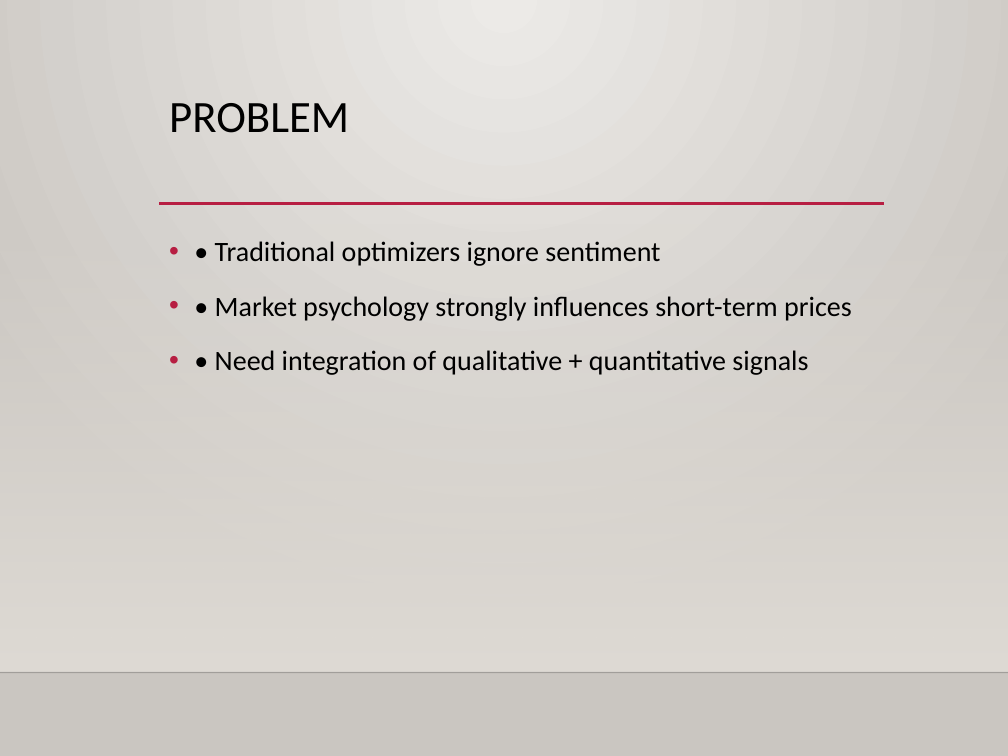
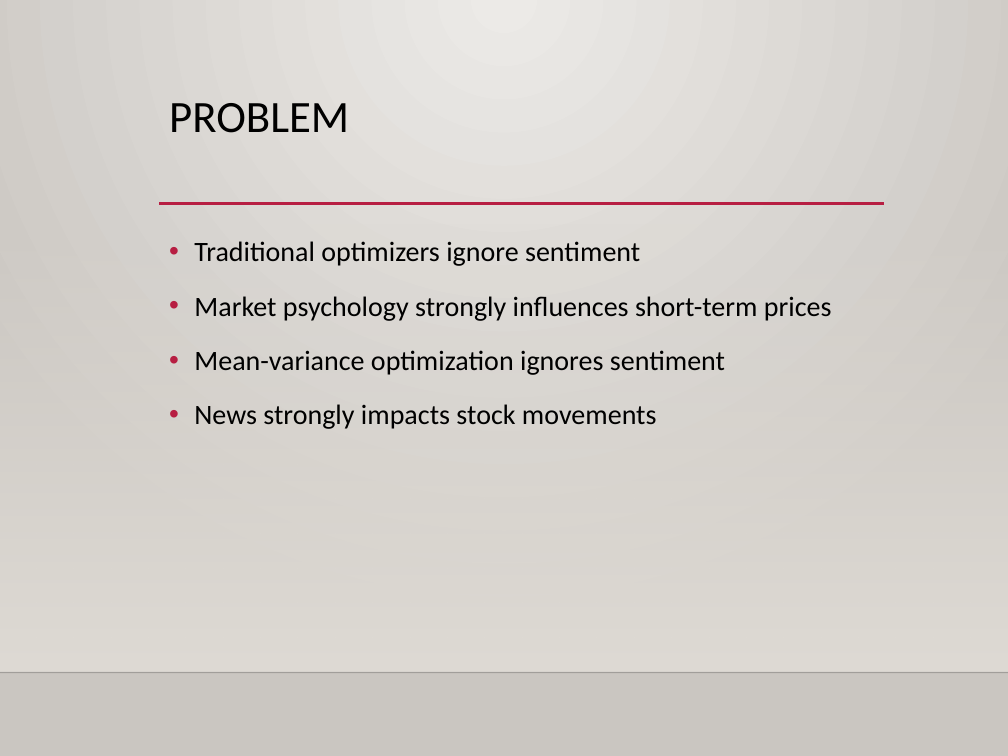
Before and after one commit to Faisal51214/AI-Driven-Portfolio-Optimizer-with-Sentiment-Integration-, a slide deck: slide 2 of Power Point Slides.pptx. Drawn at 1008x756 pixels with LibreOffice and Linux fonts; fonts in the diff are those of the drawing; background and template pictures are left out. Boxes give left, top, right and bottom in pixels: in the first picture for what was removed or moved away, otherwise in the second. Text is boxed around its words. In the diff, an @@ line names an element or a change of style, - is before the commit and + after.

```diff
--- a/Power Point Slides.pptx
+++ b/Power Point Slides.pptx
@@ text at (x1=194, y1=241, x2=832, y2=429): text changed @@
-• • Traditional optimizers ignore sentiment
-• • Market psychology strongly influences short-term prices
-• • Need integration of qualitative + quantitative signals
+• Traditional optimizers ignore sentiment
+• Market psychology strongly influences short-term prices
+• Mean-variance optimization ignores sentiment
+• News strongly impacts stock movements
```
Also in this commit, not shown: 4 other slides changed, 3 slides added.
